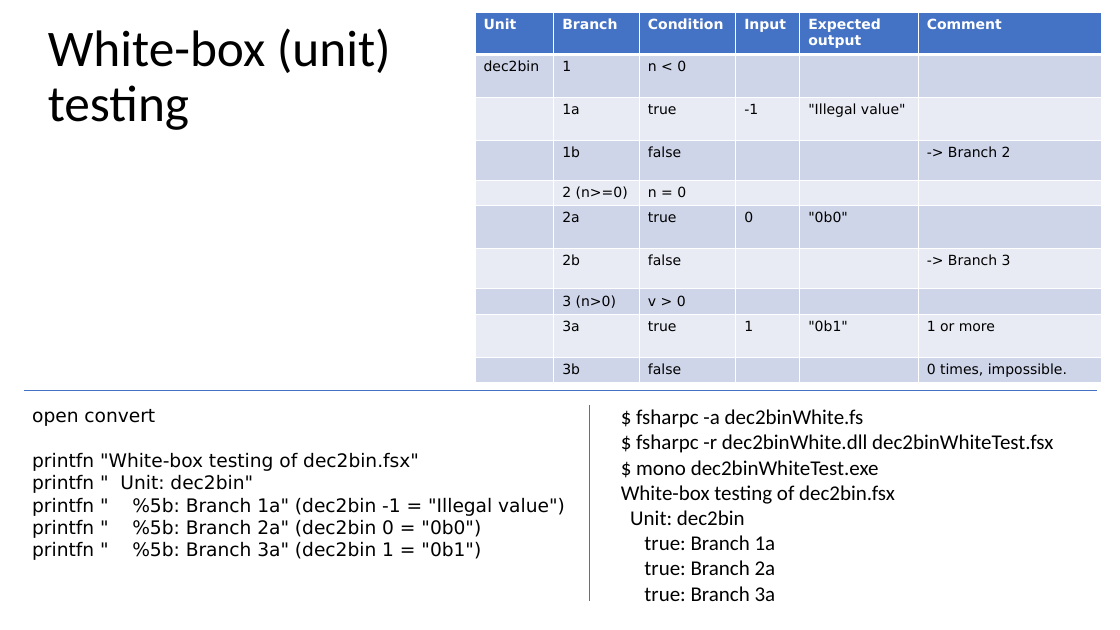
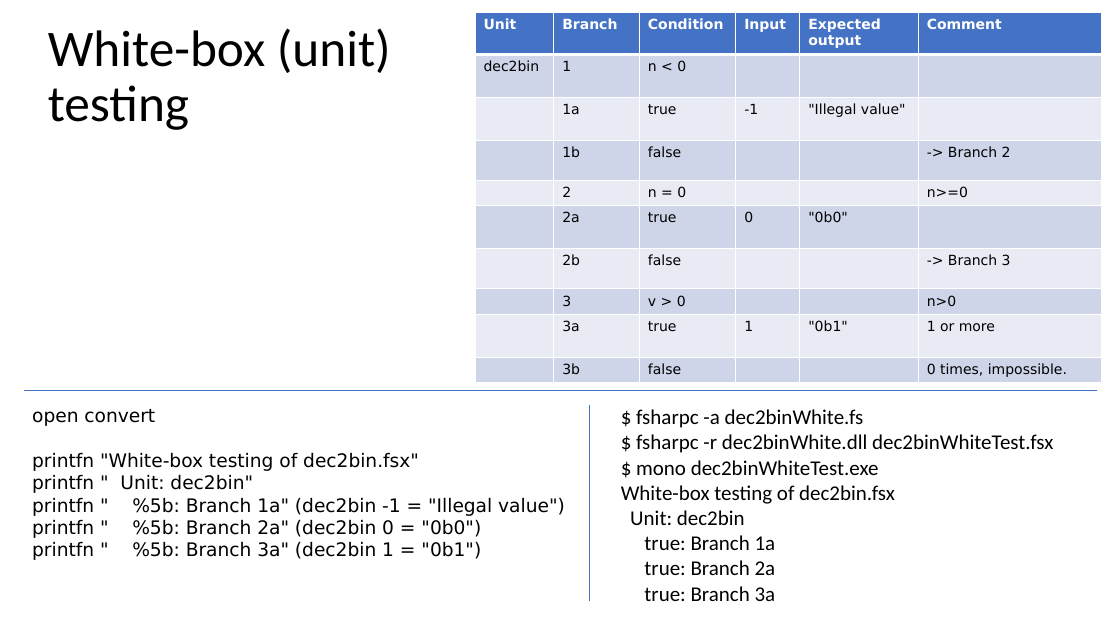
Before and after one commit to fisterloegsovs/pop22, a slide deck: slide 3 of lectures/4.2StackHeapRefsHigherOrderFctsTracing/lecture.pptx. Drawn at 1120x630 pixels with LibreOffice and Linux fonts; fonts in the diff are those of the drawing. Boxes give left, top, right and bottom in pixels: in the first picture for what was removed or moved away, otherwise in the second. Text is boxed around its words. In the diff, an @@ line names an element or a change of style, - is before the commit and + after.

```diff
--- a/lectures/4.2StackHeapRefsHigherOrderFctsTracing/lecture.pptx
+++ b/lectures/4.2StackHeapRefsHigherOrderFctsTracing/lecture.pptx
@@ table at (x1=476, y1=12, x2=1102, y2=382) @@
-row 5, column 2: 2 (n>=0)
+row 5, column 2: 2
-row 5, column 6: 
+row 5, column 6: n>=0
-row 8, column 2: 3 (n>0)
+row 8, column 2: 3
-row 8, column 6: 
+row 8, column 6: n>0
```
Also in this commit, not shown: 4 other slides changed, 3 other files.
